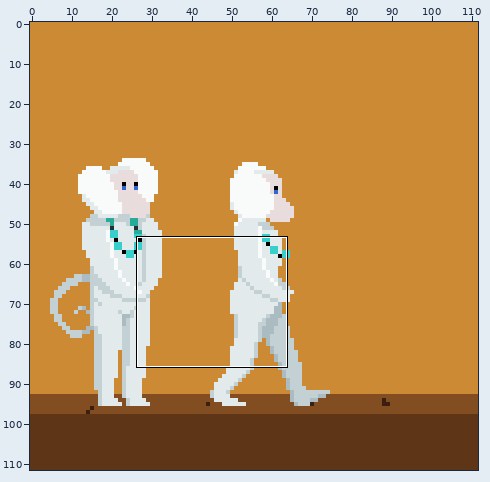
Pixel-art file: animations-dev/micca-peaceful-walk.aseprite. Above, an overview of the earlier version with the close-up marked.
Close-up. First the earlier version:
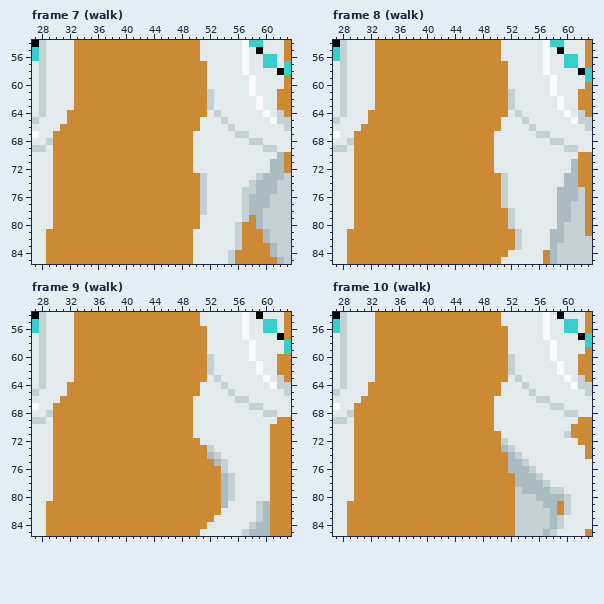
112x112 pixels, 11 frames. Shown: frame 7 (walk): x 27..63, y 54..85; frame 8 (walk): x 27..63, y 54..85; frame 9 (walk): x 27..63, y 54..85; frame 10 (walk): x 27..63, y 54..85. The commit also changed other frames or places, which this record leaves out.
After:
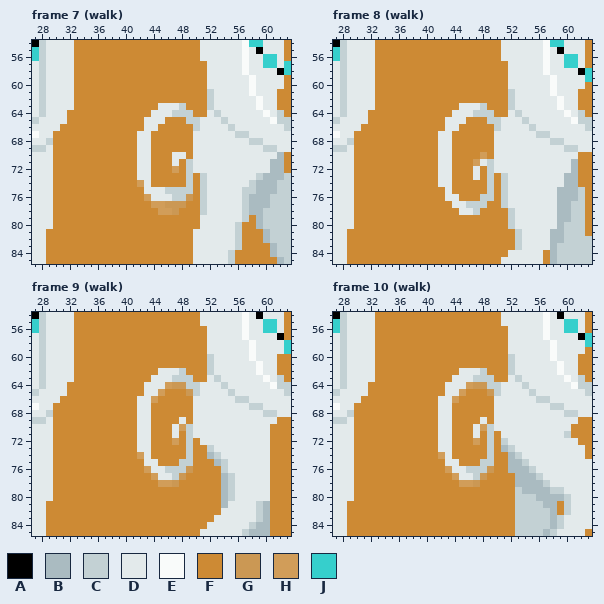
Palette (. is transparent): A #000000  B #aabbc1  C #c3d1d4  D #e3eaeb  E #f9fbfa  F #cd8a34  G #cb9854  H #d19d59  J #36cfcc
Commit message: fix: tail animation added
From old to new:
layer "Layer 1" opacity 20% added
Frame 7 (walk), layers "micca-peaceful-side/tail", "Layer 1":
y 63: x 45..48 FFFF -> DDDC
y 64: x 44..49 FFFFFF -> DDDCCC
y 65: x 43..45 FFF -> DDD; x 49..50 FF -> CC
y 66: x 43..44 FF -> DD; x 50 F -> C
y 67..69: x 42..43 FF -> DD
y 70: x 42..43 FF -> DD; x 47..48 FF -> DD
y 71: x 42..43 FF -> DD; x 47 F -> D; x 49 F -> C
y 72: x 42..43 FF -> DD; x 47 F -> H; x 49 F -> C
y 73: x 42..43 FF -> DD; x 49 F -> C
y 74: x 42..43 FF -> HD; x 49 F -> C
y 75: x 43..49 FFFFFFF -> DDDCCCC
y 76: x 43..49 FFFFFFF -> HDDDCCG
y 77: x 44..48 FFFFF -> HHGGG
y 78: x 45..47 FFF -> HHG
Frame 8 (walk), layers "micca-peaceful-side/tail", "Layer 1":
y 63: x 45..48 FFFF -> DDDC
y 64: x 44..49 FFFFFF -> DDDCCC
y 65: x 43..45 FFF -> DDD; x 49..50 FF -> CC
y 66: x 43..44 FF -> DD; x 50 F -> C
y 67..69: x 42..43 FF -> DD
y 70: x 42..43 FF -> DD; x 48 F -> H
y 71: x 42..43 FF -> DD; x 47..49 FFF -> HDC
y 72..73: x 42..43 FF -> DD; x 47 F -> D; x 49 F -> C
y 74: x 42..43 FF -> DD; x 49 F -> C
y 75: x 43 F -> D; x 49 F -> C
y 76: x 43..44 FF -> DD; x 48..49 FF -> CC
y 77: x 44..48 FFFFF -> DDCCC
y 78: x 45..47 FFF -> DDC
Frame 9 (walk), layers "micca-peaceful-side/tail", "Layer 1":
y 62: x 45..48 FFFF -> DDDC
y 63: x 44..49 FFFFFF -> DDDCCC
y 64: x 43..50 FFFFFFFF -> DDDHGGCC
y 65: x 43..45 FFF -> DDH; x 49..50 FF -> GC
y 66: x 42..44 FFF -> DDH
y 67..68: x 42..43 FF -> DD
y 69: x 42..43 FF -> DD; x 48 F -> D
y 70: x 42..43 FF -> DD; x 47..49 FFF -> DHC
y 71: x 42..43 FF -> DD; x 47 F -> D; x 49 F -> C
y 72: x 42..43 FF -> DD; x 47 F -> H; x 49 F -> C
y 73: x 42..43 FF -> DD; x 49 F -> C
y 74: x 42..43 FF -> HD; x 49 F -> C
y 75: x 43..44 FF -> DD; x 48..49 FF -> CC
y 76: x 43..49 FFFFFFF -> HDDCCCG
y 77: x 44..48 FFFFF -> HDDCG
y 78: x 45..47 FFF -> HHG
Frame 10 (walk), layers "micca-peaceful-side/tail", "Layer 1": the same change as frame 9 (walk)
